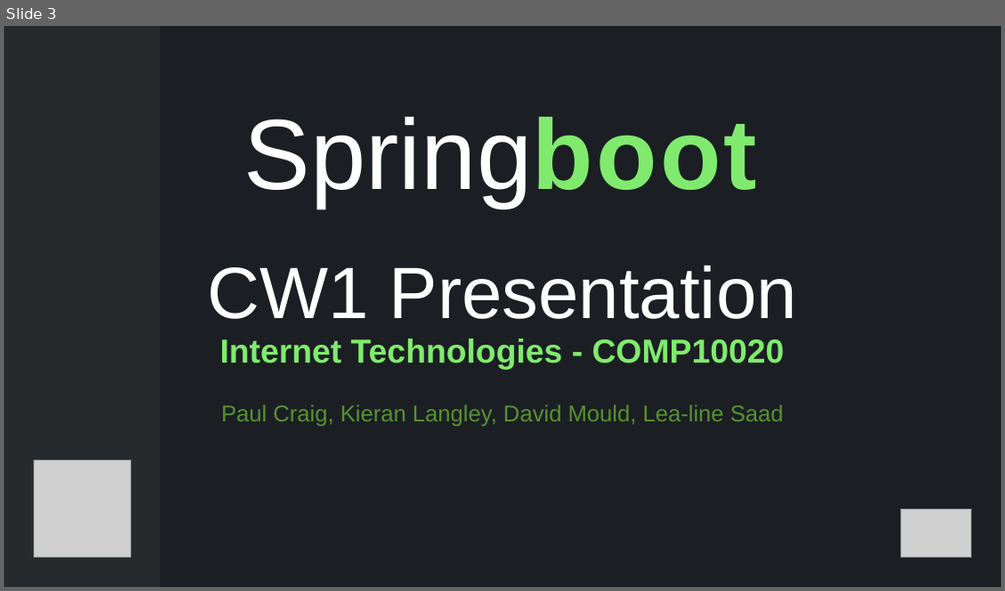
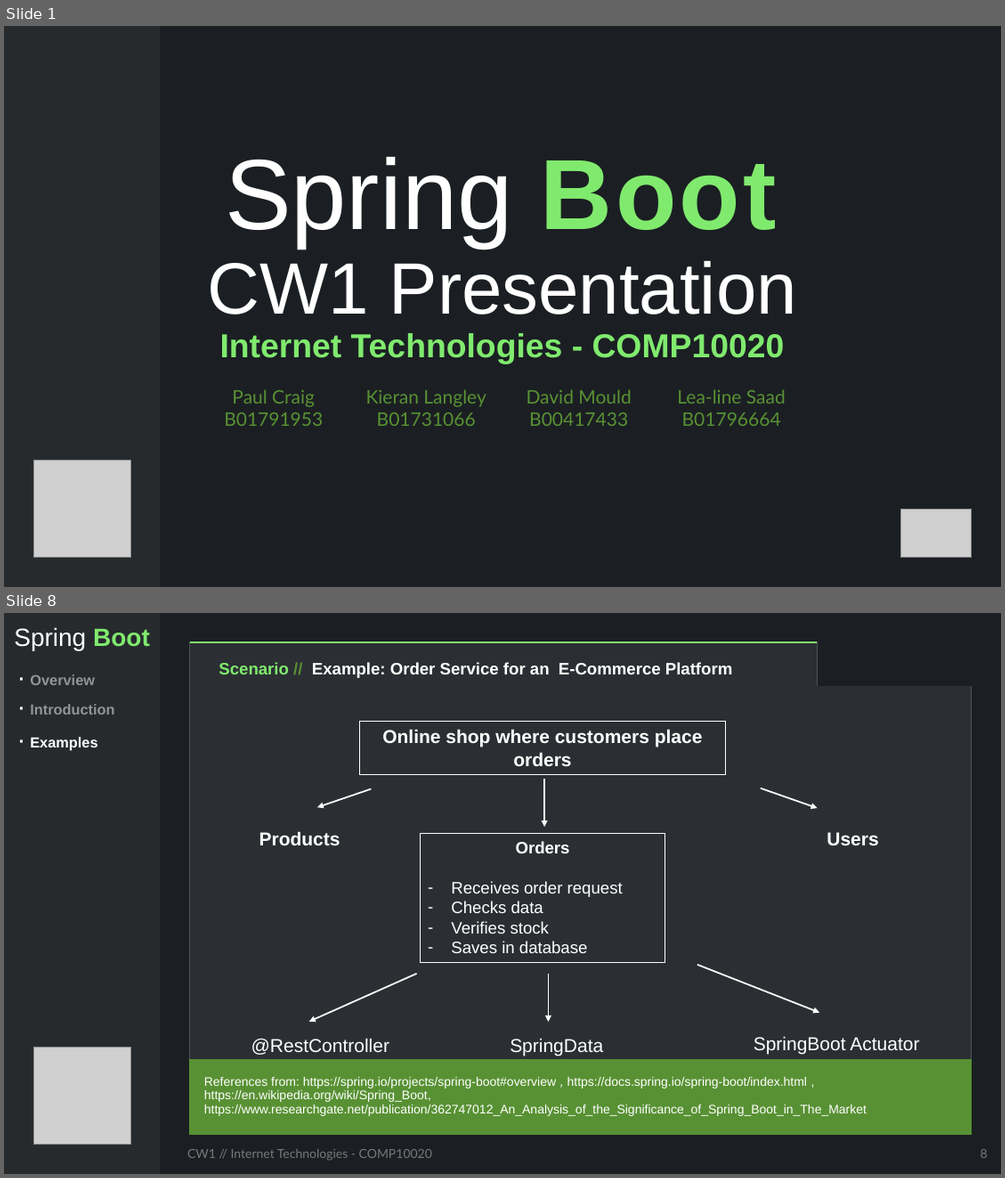
Before and after one commit to FEDavid/CW1_Internet_Technologies_COMP10020, a slide deck: Presentation.pptx. Shown one above the other, each under a label of ours: slide 3 before the commit, slides 1 and 8 after it; the slides between them are not shown. The pictures are 1005x591 and 1005x1178 pixels, drawn with LibreOffice and Linux fonts; fonts in the diff are those of the drawing; grey boxes stand for pictures. Boxes give left, top, right and bottom in pixels: in the first picture for what was removed or moved away, otherwise in the second. Text is boxed around its words. In the diff, an @@ line names an element or a change of style, - is before the commit and + after.

```diff
--- a/Presentation.pptx
+++ b/Presentation.pptx
@@ slide 8 added at bbox=[4, 613, 1001, 1174], background #1B1F23 @@
@@ rectangle added at bbox=[4, 613, 161, 1174], fill #262A2D @@
@@ text added at bbox=[14, 627, 150, 650], 24 pt, text #FFFFFF @@
+Spring Boot
@@ table added at bbox=[189, 642, 971, 1134], 3 rows, 2 columns @@
+Scenario // Example: Order Service for an E-Commerce Platform | 
+ | 
+References from: https://spring.io/projects/spring-boot#overview , https://docs.spring.io/spring-boot/index.html , https://en.wikipedia.org/wiki/Spring_Boot, https://www.researchgate.net/publication/362747012_An_Analysis_of_the_Significance_of_Spring_Boot_in_The_Market | 
@@ text added at bbox=[30, 674, 95, 685], 14 pt, text #FFFFFF at 50% opacity, bold @@
+· Overview
@@ text added at bbox=[30, 704, 114, 714], 14 pt, text #FFFFFF at 50% opacity, bold @@
+· Introduction
@@ text added at bbox=[30, 737, 97, 751], 14 pt, text #FFFFFF, bold @@
+· Examples
@@ rectangle added at bbox=[360, 722, 727, 774], outline #FFFFFF 0.75 pt, 18 pt, text #FFFFFF, bold @@
+Online shop where customers place orders
@@ arrow added from (372, 788) to (317, 807), #FFFFFF 1.5 pt @@
@@ arrow added from (544, 779) to (544, 827), #FFFFFF 1.5 pt @@
@@ arrow added from (760, 788) to (817, 808), #FFFFFF 1.5 pt @@
@@ text added at bbox=[259, 831, 340, 845], 18 pt, text #FFFFFF, bold @@
+Products
@@ rectangle added at bbox=[421, 834, 665, 962], outline #FFFFFF 0.75 pt, 16 pt, text #FFFFFF @@
+Orders
+– Receives order request
+– Checks data
+– Verifies stock
+– Saves in database
@@ text added at bbox=[826, 832, 878, 845], 18 pt, text #FFFFFF, bold @@
+Users
@@ arrow added from (417, 973) to (309, 1022), #FFFFFF 1.5 pt @@
@@ arrow added from (549, 973) to (549, 1022), #FFFFFF 1.5 pt @@
@@ arrow added from (697, 965) to (820, 1013), #FFFFFF 1.5 pt @@
@@ text added at bbox=[251, 1038, 389, 1054], 18 pt, text #FFFFFF @@
+@RestController
@@ text added at bbox=[510, 1038, 603, 1055], 18 pt, text #FFFFFF @@
+SpringData
@@ text added at bbox=[753, 1036, 919, 1054], 18 pt, text #FFFFFF @@
+SpringBoot Actuator
@@ picture added at bbox=[33, 1047, 130, 1144] @@
@@ text added at bbox=[187, 1149, 432, 1160], 12 pt, text #797979 @@
+CW1 // Internet Technologies - COMP10020
@@ page number added at bbox=[980, 1149, 987, 1158], 12 pt, text #797979 @@
+8
@@ what was slide 3 is now slide 1 @@
@@ slide 1 changed as well @@
@@ title at bbox=[208, 157, 797, 364]: text changed; size 22 to 32 pt; text colour #589133 to #80EA6E; bold on @@
-Springboot
-d
-CW1 Presentation
-Internet Technologies - COMP10020
-Paul Craig, Kieran Langley, David Mould, Lea-line Saad
+Spring Boot
+CW1 Presentation
+Internet Technologies - COMP10020
@@ table added at bbox=[197, 386, 807, 431], 2 rows, 4 columns @@
+Paul Craig | Kieran Langley | David Mould | Lea-line Saad
+B01791953 | B01731066 | B00417433 | B01796664
```
Also in this commit, not shown: 14 other slides added, 4 slides removed, 9 other files.
